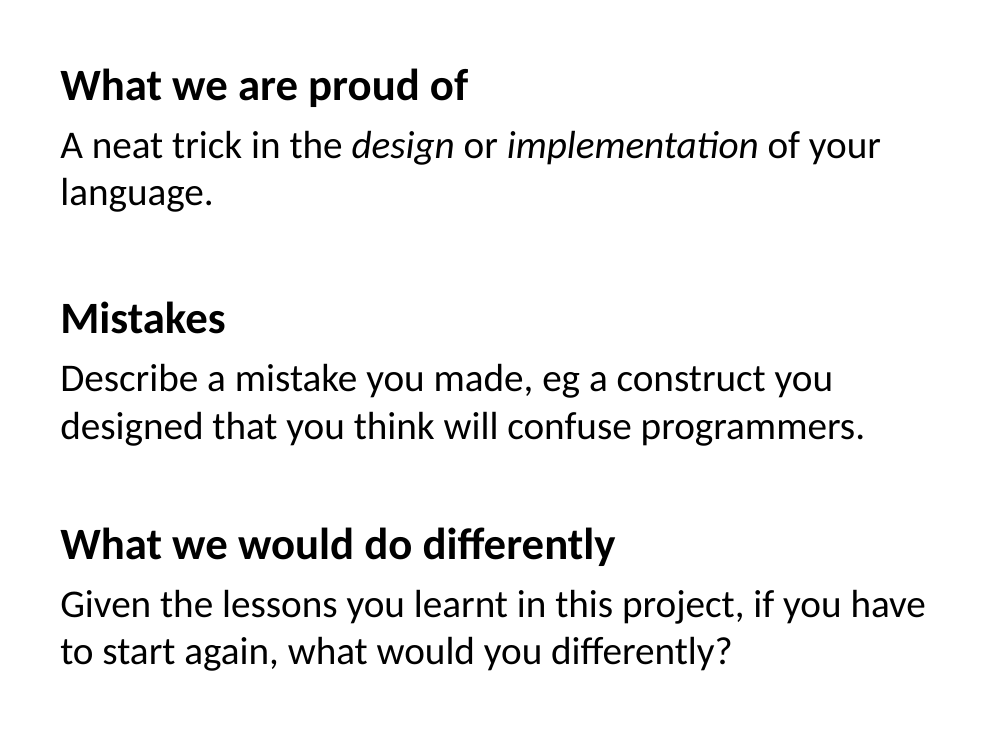
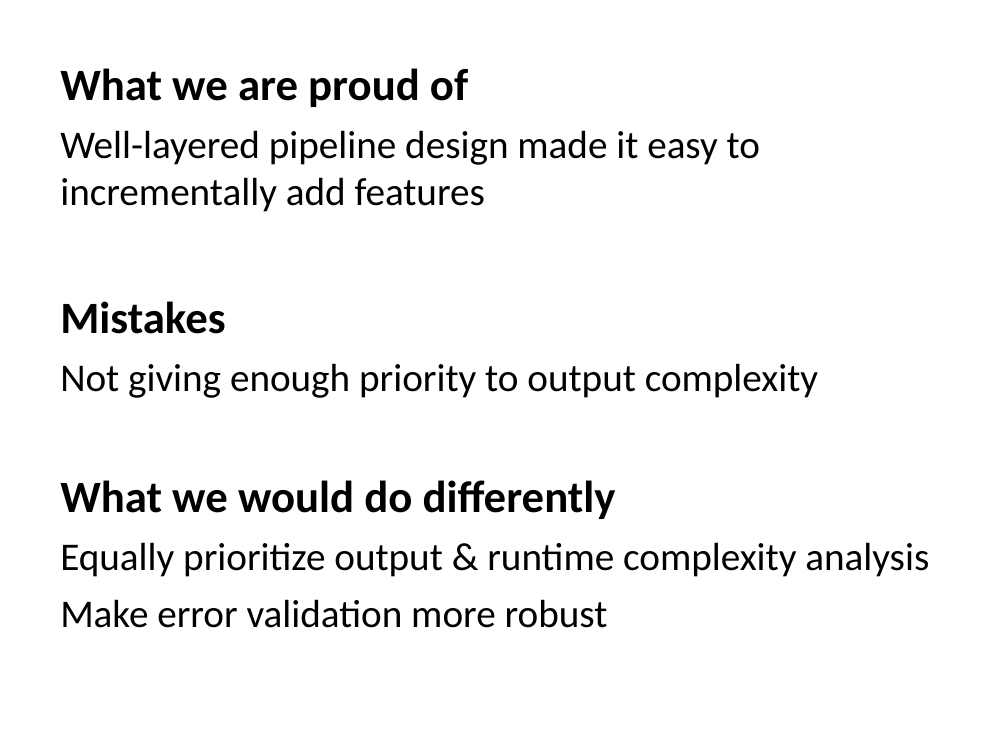
Before and after one commit to Michael0x2a/asymptotic-analysis-tool, a slide deck: slide 6 of poster.ppt. Drawn at 1008x756 pixels with LibreOffice and Linux fonts; fonts in the diff are those of the drawing. Boxes give left, top, right and bottom in pixels: in the first picture for what was removed or moved away, otherwise in the second. Text is boxed around its words. In the diff, an @@ line names an element or a change of style, - is before the commit and + after.

Commit message:
last slide

```diff
--- a/poster.ppt
+++ b/poster.ppt
@@ text at <box>60,130,760,212</box>: text changed @@
-A neat trick in the design or implementation of your language.
+Well-layered pipeline design made it easy to incrementally add features
@@ text at <box>60,363,818,398</box>: text changed @@
-Describe a mistake you made, eg a construct you designed that you think will confuse programmers.
+Not giving enough priority to output complexity
@@ text at <box>60,542,929,628</box>: text changed @@
-Given the lessons you learnt in this project, if you have to start again, what would you differently?
+Equally prioritize output & runtime complexity analysis
+Make error validation more robust
```
